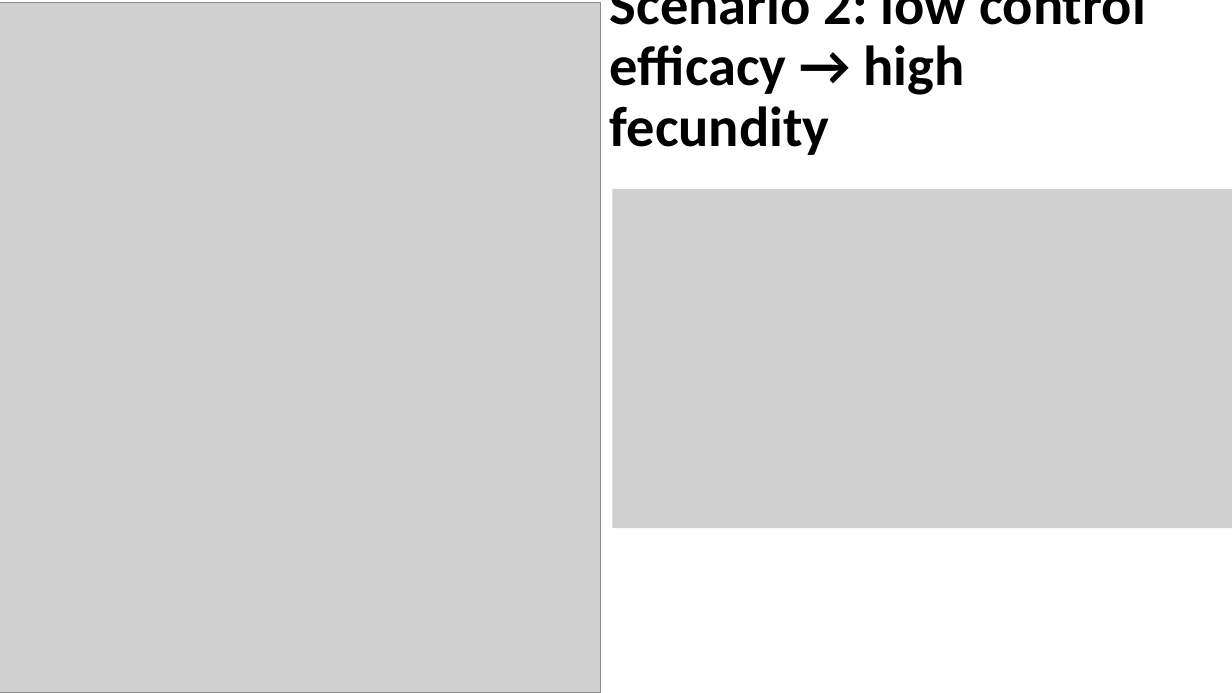
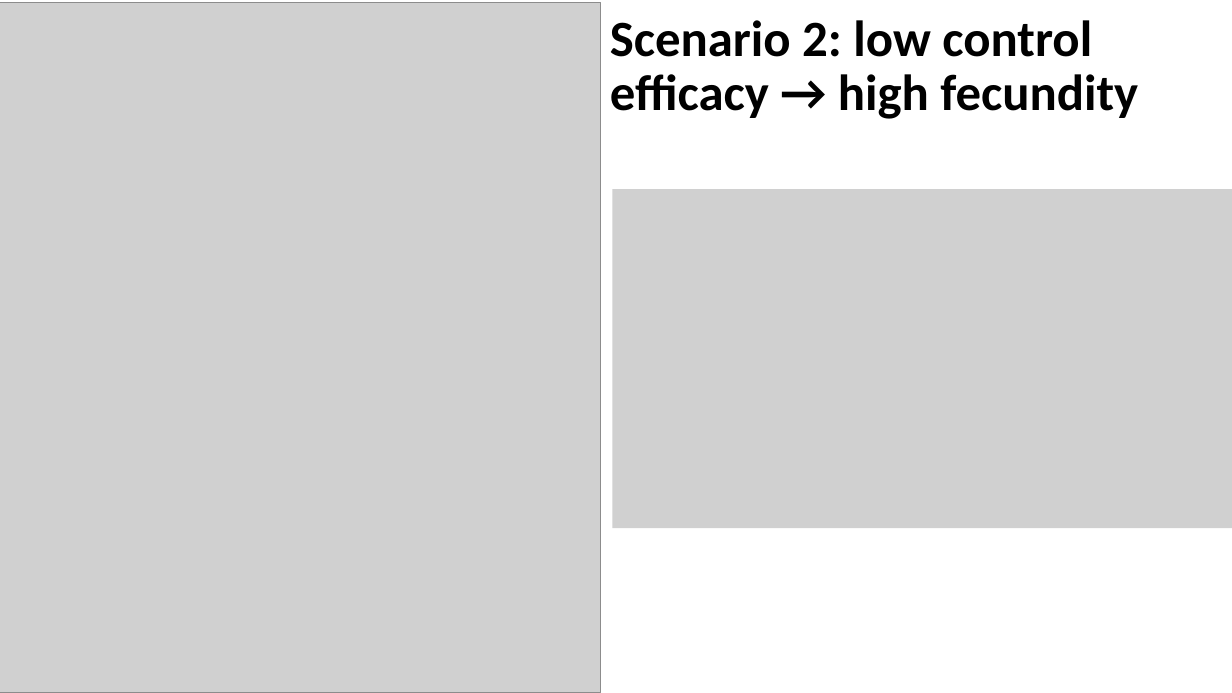
Before and after one commit to hnguyen19/matrix-prospective, a slide deck: slide 15 of Huong-Nguyen-defense-Jul29.pptx (slide 13 before the commit). Drawn at 1232x693 pixels with LibreOffice and Linux fonts; fonts in the diff are those of the drawing; grey boxes stand for pictures. Boxes give left, top, right and bottom in pixels: in the first picture for what was removed or moved away, otherwise in the second. Text is boxed around its words. In the diff, an @@ line names an element or a change of style, - is before the commit and + after.

```diff
--- a/Huong-Nguyen-defense-Jul29.pptx
+++ b/Huong-Nguyen-defense-Jul29.pptx
@@ title "Scenario 2: low control efficacy ..." at [610, 20, 1138, 119]: size 44 to 39.6 pt @@
```
Also in this commit, not shown: 3 other slides changed, 2 slides added, 3 other files.
